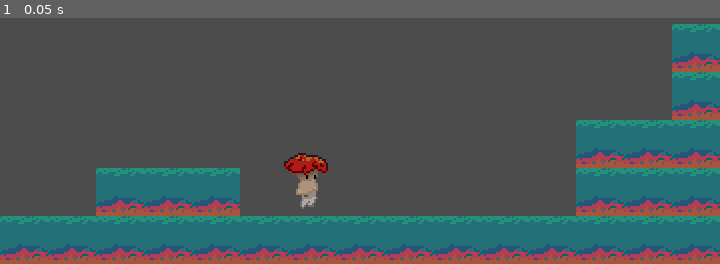
Above: before the commit, frame 1.
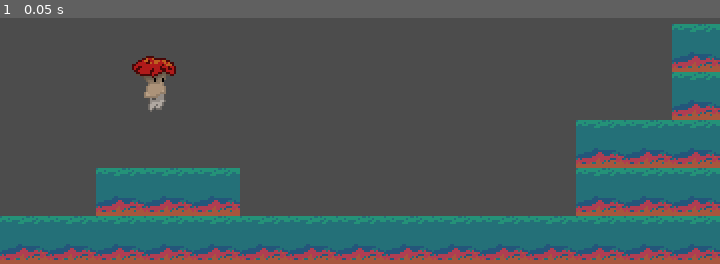
Above: after the commit, the same moment.

Repository: gomore10/mushroommania
Game: Godot game, scene res://World/World.tscn
Two runs of this game, one before a commit and one after it. Both use one fixed random seed, a clock stepped at 60 frames per second and the inputs below.
Inputs:
- Up to frame 1 (0.05 s): no input

The runs differ from the first frame. In frame 1, 1.4% of the frame differs, in the area x 18-46%, y 15-78%.
Error after the commit: Parse Error: Variable "Sprite" shadows a native class. (res://Player/Player.gd:19)

Commit message:
Added character movement

Diff:
--- /dev/null
+++ b/Player/Player.gd
@@ -0,0 +1,129 @@
+extends KinematicBody2D
+
+#movement constants
+var ground_speed = 6500
+var ground_accel = 800
+var air_speed = 6500
+var air_accel = 800
+var jump_force = 21000
+var gravity_force = 1000
+
+var velocity = Vector2.ZERO
+var onground = false
+
+#inputs
+var walk_input_vec = Vector2.ZERO
+var jump_input = false
+var end_jump_input = false
+
+onready var Sprite = $Sprite
+onready var Animate = $AnimationPlayer
+
+# Called when the node enters the scene tree for the first time.
+func _ready():
+	pass # Replace with function body.
+
+func _process(_delta):
+	walk_input_vec = Vector2.ZERO
+	walk_input_vec.x = Input.get_action_strength("move_right") - Input.get_action_strength("move_left")
+	walk_input_vec.y = 0
+	walk_input_vec=walk_input_vec.normalized()
+	jump_input = Input.is_action_just_pressed("jump")
+	end_jump_input = Input.is_action_just_released("jump")
+
+func _physics_process(delta):
+	"""move left and right"""
+	var walk_velocity = Vector2.ZERO
+	if onground: #walk left and right on teh ground
+		#if pressing to move a direction
+		if walk_input_vec != Vector2.ZERO:
+			#visuals
+			if Animate.current_animation!="Walk": Animate.play("Walk")
+			Sprite.flip_h=false
+			#walk right
+			if walk_input_vec.x>0:
+				#only accelerate if not already moving at max speed in that direction
+				if velocity.x<ground_speed*delta:
+					walk_velocity = ground_accel
+					velocity.x+=walk_velocity*delta
+				#if over max speed, slow down
+				if velocity.x>ground_speed*delta:
+					walk_velocity = -ground_accel
+					velocity.x+=walk_velocity*delta
+					if velocity.x<ground_speed*delta: #don't go under max speed
+						velocity.x=ground_speed*delta
+			else: #walk left
+				Sprite.flip_h=true
+				if velocity.x>-ground_speed*delta:
+					walk_velocity = -ground_accel
+					velocity.x+=walk_velocity*delta
+				#if over max speed, slow down
+				if velocity.x<-ground_speed*delta:
+					walk_velocity = ground_accel
+					velocity.x+=walk_velocity*delta
+					if velocity.x>-ground_speed*delta: #don't go under max speed
+						velocity.x=-ground_speed*delta
+		else: #slow down if on ground and not trying to move
+			if velocity.x<0: #if going left, slow toward right
+				walk_velocity = ground_accel
+				velocity.x+=walk_velocity*delta
+				if velocity.x>=0: #if reversed direction stop
+					velocity.x=0
+					Animate.play("Idle")
+			elif velocity.x>0: #if going right, slow towards left
+				walk_velocity = -ground_accel
+				velocity.x+=walk_velocity*delta
+				if velocity.x<=0: #if reversed direction stop
+					velocity.x=0
+					Animate.play("Idle")
+	else: #move in midair
+		#if pressing to move a direction
+		if walk_input_vec != Vector2.ZERO:
+			Sprite.flip_h=false
+			#walk right
+			if walk_input_vec.x>0:
+				#only accelerate if not already moving at max speed in that direction
+				if velocity.x<air_speed*delta:
+					walk_velocity = air_accel
+					velocity.x+=walk_velocity*delta
+					#in air you only go down to max speed if you are trying accelerate towards it by normal means
+					if velocity.x>air_speed*delta:
+						velocity.x=air_speed*delta
+			else: #walk left
+				Sprite.flip_h=true
+				if velocity.x>-air_speed*delta:
+					walk_velocity = -air_accel
+					velocity.x+=walk_velocity*delta
+					#in air you only go down to max speed if you are trying accelerate towards it by normal means
+					if velocity.x<-air_speed*delta:
+						velocity.x=-air_speed*delta
+		else: #slow down if in air and not trying to move
+			if velocity.x<0: #if going left, slow toward right
+				walk_velocity = air_accel
+				velocity.x+=walk_velocity*delta
+				if velocity.x>=0: #if reversed direction stop
+					velocity.x=0
+			elif velocity.x>0: #if going right, slow towards left
+				walk_velocity = -air_accel
+				velocity.x+=walk_velocity*delta
+				if velocity.x<=0: #if reversed direction stop
+					velocity.x=0
+
+	#jump
+	if jump_input and onground:
+		velocity.y += -jump_force*delta
+	#end jump early
+	if velocity.y < 0 and end_jump_input:
+		velocity.y /= 2.5
+
+	#gravity
+	velocity.y += gravity_force*delta
+
+	var expected_pos = position+velocity*delta
+
+	velocity=move_and_slide(velocity)
+
+	if position.y<expected_pos.y: #if hit the floor
+		onground = true
+	else:
+		onground = false
--- a/Player/Player.tscn
+++ b/Player/Player.tscn
@@ -1,6 +1,7 @@
-[gd_scene load_steps=4 format=2]
+[gd_scene load_steps=5 format=2]
 
 [ext_resource path="res://Player/playersheet.png" type="Texture" id=1]
+[ext_resource path="res://Player/Player.gd" type="Script" id=2]
 
 [sub_resource type="Animation" id=1]
 resource_name = "Walk"
@@ -23,6 +24,8 @@
 extents = Vector2( 5, 13 )
 
 [node name="Player" type="KinematicBody2D"]
+collision_layer = 2
+script = ExtResource( 2 )
 
 [node name="Sprite" type="Sprite" parent="."]
 texture = ExtResource( 1 )
--- a/World/World.tscn
+++ b/World/World.tscn
@@ -1,7 +1,10 @@
-[gd_scene load_steps=4 format=2]
+[gd_scene load_steps=5 format=2]
 
 [ext_resource path="res://Player/Player.tscn" type="PackedScene" id=1]
 [ext_resource path="res://World/tiles.png" type="Texture" id=2]
+
+[sub_resource type="ConvexPolygonShape2D" id=2]
+points = PoolVector2Array( 24, 24, 0, 24, 0, 0, 24, 0 )
 
 [sub_resource type="TileSet" id=1]
 0/name = "tiles.png 0"
@@ -23,9 +26,16 @@
 0/navigation_offset = Vector2( 0, 0 )
 0/shape_offset = Vector2( 0, 0 )
 0/shape_transform = Transform2D( 1, 0, 0, 1, 0, 0 )
+0/shape = SubResource( 2 )
 0/shape_one_way = false
-0/shape_one_way_margin = 0.0
-0/shapes = [  ]
+0/shape_one_way_margin = 1.0
+0/shapes = [ {
+"autotile_coord": Vector2( 0, 0 ),
+"one_way": false,
+"one_way_margin": 1.0,
+"shape": SubResource( 2 ),
+"shape_transform": Transform2D( 1, 0, 0, 1, 0, 0 )
+} ]
 0/z_index = 0
 
 [node name="Node2D" type="Node2D"]
@@ -33,10 +43,11 @@
 [node name="TileMap" type="TileMap" parent="."]
 tile_set = SubResource( 1 )
 cell_size = Vector2( 24, 24 )
+collision_mask = 0
 format = 1
 tile_data = PoolIntArray( 327694, 0, 0, 393230, 0, 0, 458764, 0, 0, 458765, 0, 0, 458766, 0, 0, 524290, 0, 0, 524291, 0 …(271 unchanged characters)…
 
 [node name="YSort" type="YSort" parent="."]
 
 [node name="Player" parent="YSort" instance=ExtResource( 1 )]
-position = Vector2( 152.821, 199.476 )
+position = Vector2( 76.822, 151.08 )
--- a/project.godot
+++ b/project.godot
@@ -28,6 +28,43 @@
 window/stretch/mode="2d"
 window/stretch/aspect="keep"
 
+[input]
+
+move_right={
+"deadzone": 0.5,
+"events": [ Object(InputEventKey,"resource_local_to_scene":false,"resource_name":"","device":0,"alt":false,"shift":false,"control":false,"meta":false,"command":false,"pressed":false,"scancode":16777233,"unicode":0,"echo":false,"script":null)
+, Object(InputEventKey,"resource_local_to_scene":false,"resource_name":"","device":0,"alt":false,"shift":false,"control":false,"meta":false,"command":false,"pressed":false,"scancode":68,"unicode":0,"echo":false,"script":null)
+, Object(InputEventJoypadButton,"resource_local_to_scene":false,"resource_name":"","device":0,"button_index":15,"pressure":0.0,"pressed":false,"script":null)
+, Object(InputEventJoypadMotion,"resource_local_to_scene":false,"resource_name":"","device":0,"axis":0,"axis_value":1.0,"script":null)
+ ]
+}
+move_left={
+"deadzone": 0.5,
+"events": [ Object(InputEventKey,"resource_local_to_scene":false,"resource_name":"","device":0,"alt":false,"shift":false,"control":false,"meta":false,"command":false,"pressed":false,"scancode":16777231,"unicode":0,"echo":false,"script":null)
+, Object(InputEventKey,"resource_local_to_scene":false,"resource_name":"","device":0,"alt":false,"shift":false,"control":false,"meta":false,"command":false,"pressed":false,"scancode":65,"unicode":0,"echo":false,"script":null)
+, Object(InputEventJoypadMotion,"resource_local_to_scene":false,"resource_name":"","device":0,"axis":0,"axis_value":-1.0,"script":null)
+, Object(InputEventJoypadButton,"resource_local_to_scene":false,"resource_name":"","device":0,"button_index":14,"pressure":0.0,"pressed":false,"script":null)
+ ]
+}
+jump={
+"deadzone": 0.5,
+"events": [ Object(InputEventKey,"resource_local_to_scene":false,"resource_name":"","device":0,"alt":false,"shift":false,"control":false,"meta":false,"command":false,"pressed":false,"scancode":32,"unicode":0,"echo":false,"script":null)
+, Object(InputEventJoypadButton,"resource_local_to_scene":false,"resource_name":"","device":0,"button_index":0,"pressure":0.0,"pressed":false,"script":null)
+ ]
+}
+kick={
+"deadzone": 0.5,
+"events": [ Object(InputEventKey,"resource_local_to_scene":false,"resource_name":"","device":0,"alt":false,"shift":false,"control":false,"meta":false,"command":false,"pressed":false,"scancode":16777237,"unicode":0,"echo":false,"script":null)
+, Object(InputEventJoypadButton,"resource_local_to_scene":false,"resource_name":"","device":0,"button_index":2,"pressure":0.0,"pressed":false,"script":null)
+ ]
+}
+
+[layer_names]
+
+2d_physics/layer_1="Ground"
+2d_physics/layer_2="Player"
+2d_physics/layer_3="Enemies"
+
 [rendering]
 
 environment/default_environment="res://default_env.tres"
